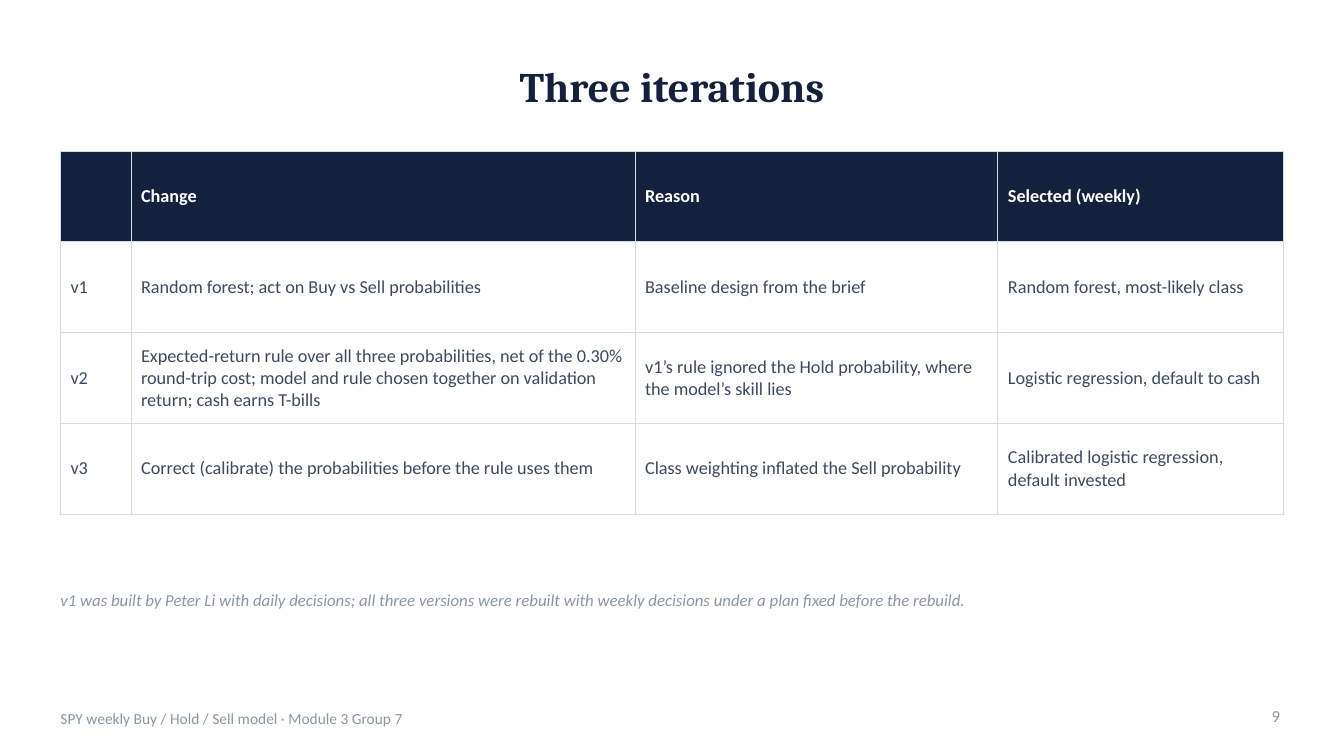
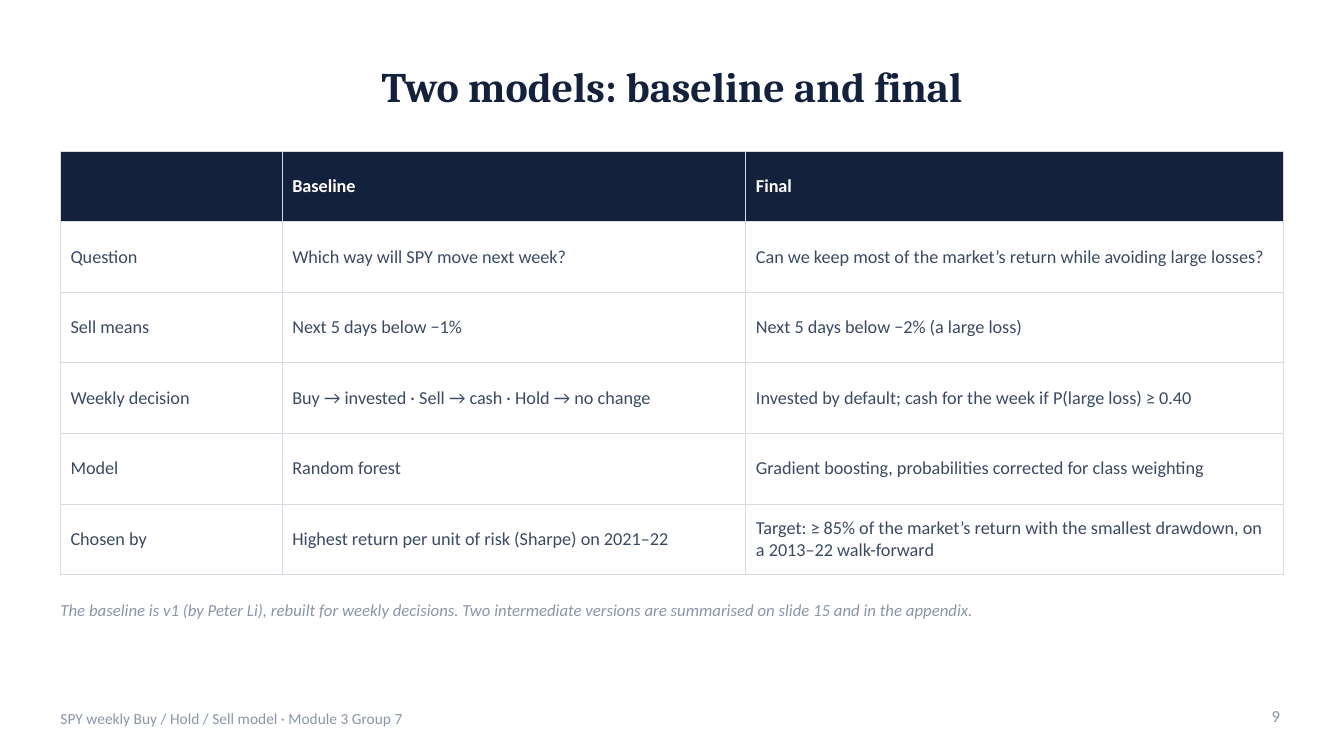
Before and after one commit to TKCH121/spy, a slide deck: slide 9 of presentation/SPY_Model_Presentation.pptx. Drawn at 1344x756 pixels with LibreOffice and Linux fonts; fonts in the diff are those of the drawing. Boxes give left, top, right and bottom in pixels: in the first picture for what was removed or moved away, otherwise in the second. Text is boxed around its words. In the diff, an @@ line names an element or a change of style, - is before the commit and + after.

```diff
--- a/presentation/SPY_Model_Presentation.pptx
+++ b/presentation/SPY_Model_Presentation.pptx
@@ title at <box>382,72,962,103</box>: text changed @@
-Three iterations
+Two models: baseline and final
@@ table at <box>60,151,1284,560</box> @@
- | Change | Reason | Selected (weekly)
-v1 | Random forest; act on Buy vs Sell probabilities | Baseline design from the brief | Random forest, most-likely class
-v2 | Expected-return rule over all three probabilities, net of the 0.30% round-trip cost; model and rule chosen together on validation return; cash earns T-bills | v1’s rule ignored the Hold probability, where the model’s skill lies | Logistic regression, default to cash
-v3 | Correct (calibrate) the probabilities before the rule uses them | Class weighting inflated the Sell probability | Calibrated logistic regression, default invested
+ | Baseline | Final
+Question | Which way will SPY move next week? | Can we keep most of the market’s return while avoiding large losses?
+Sell means | Next 5 days below −1% | Next 5 days below −2% (a large loss)
+Weekly decision | Buy → invested · Sell → cash · Hold → no change | Invested by default; cash for the week if P(large loss) ≥ 0.40
+Model | Random forest | Gradient boosting, probabilities corrected for class weighting
+Chosen by | Highest return per unit of risk (Sharpe) on 2021–22 | Target: ≥ 85% of the market’s return with the smallest drawdown, on a 2013–22 walk-forward
@@ text at <box>60,604,972,619</box>: text changed @@
-v1 was built by Peter Li with daily decisions; all three versions were rebuilt with weekly decisions under a plan fixed before the rebuild.
+The baseline is v1 (by Peter Li), rebuilt for weekly decisions. Two intermediate versions are summarised on slide 15 and in the appendix.
```
Also in this commit, not shown: 16 other slides changed, 1 slide added, 1 slide removed, 8 other files.
